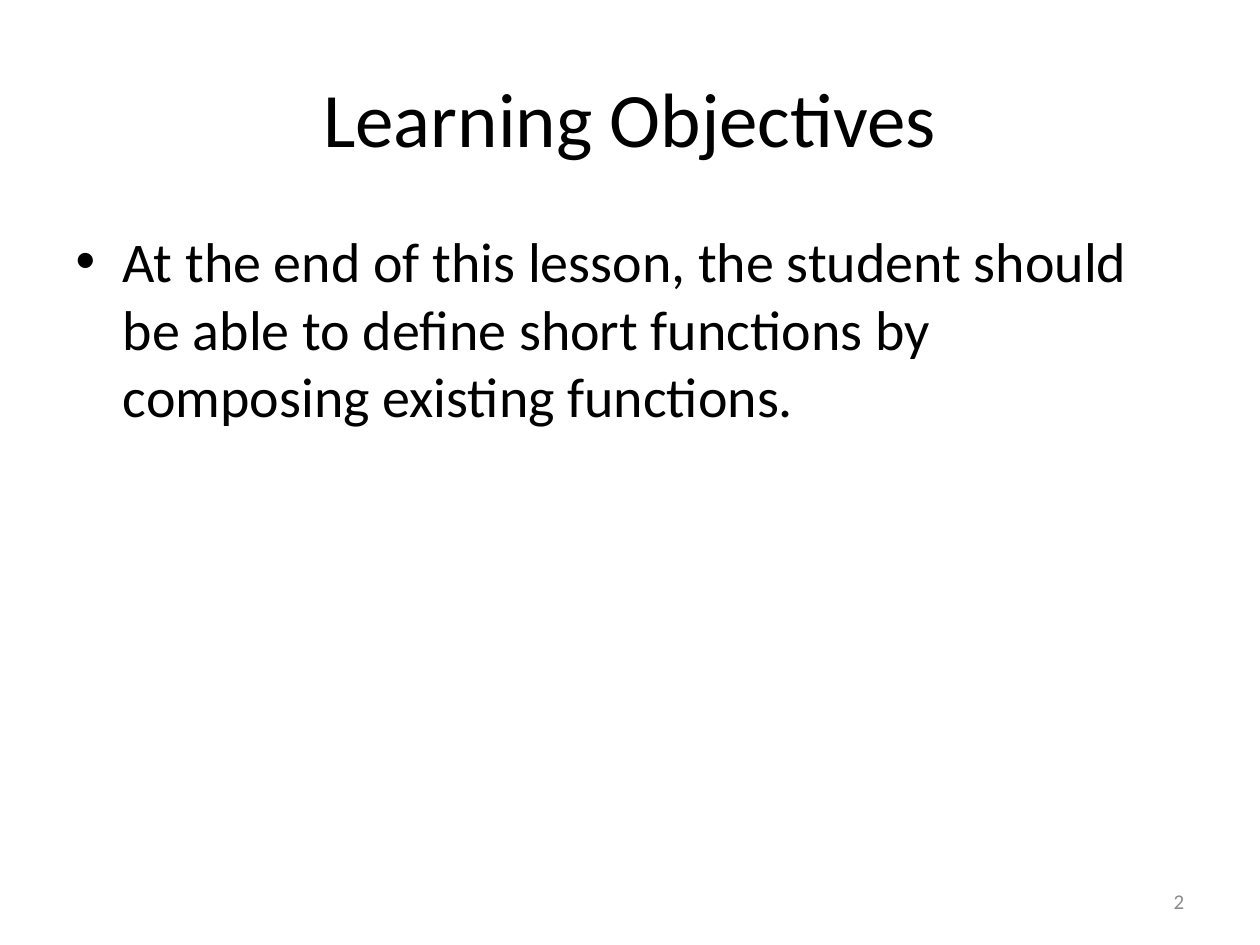
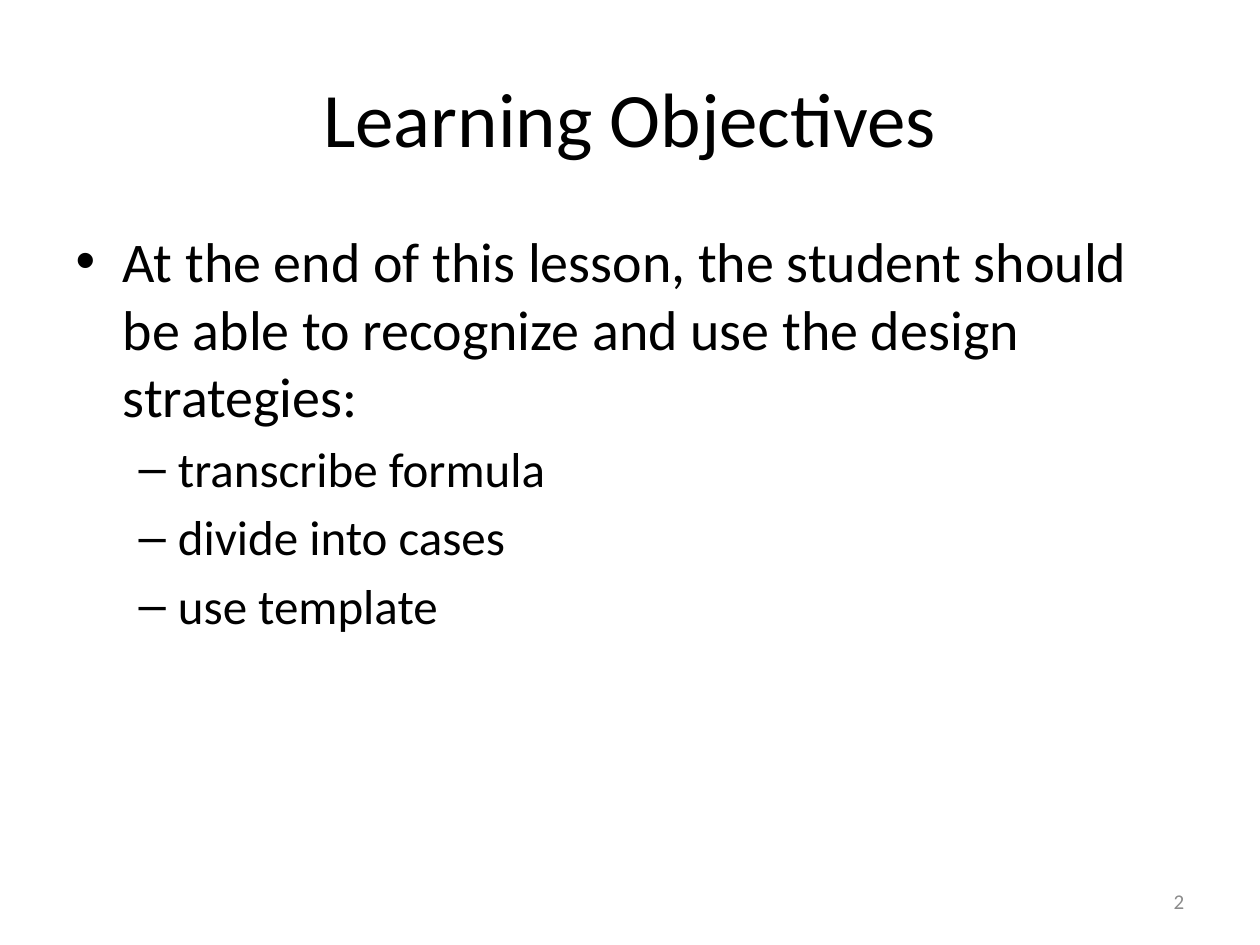
Before and after one commit to mwand/cs5010f17, a slide deck: slide 2 of Slides/Lesson 2.2 Design Strategies.pptx. Drawn at 1260x945 pixels with LibreOffice and Linux fonts; fonts in the diff are those of the drawing. Boxes give left, top, right and bottom in pixels: in the first picture for what was removed or moved away, otherwise in the second. Text is boxed around its words. In the diff, an @@ line names an element or a change of style, - is before the commit and + after.

```diff
--- a/Slides/Lesson 2.2 Design Strategies.pptx
+++ b/Slides/Lesson 2.2 Design Strategies.pptx
@@ text at [123, 243, 1126, 632]: text changed @@
-• At the end of this lesson, the student should be able to define short functions by composing existing functions.
+• At the end of this lesson, the student should be able to recognize and use the design strategies:
+  – transcribe formula
+  – divide into cases
+  – use template
```
Also in this commit, not shown: 5 other slides changed, 4 slides removed, 1 other file.
